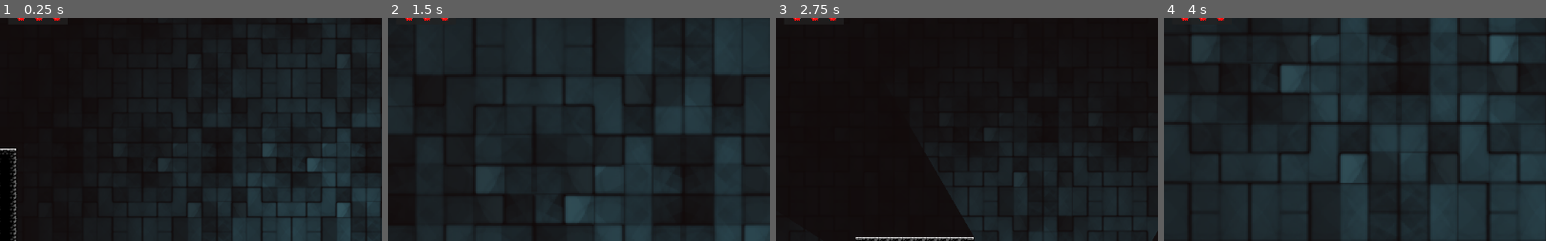
Above: before the commit, frames 1-4 (left to right).
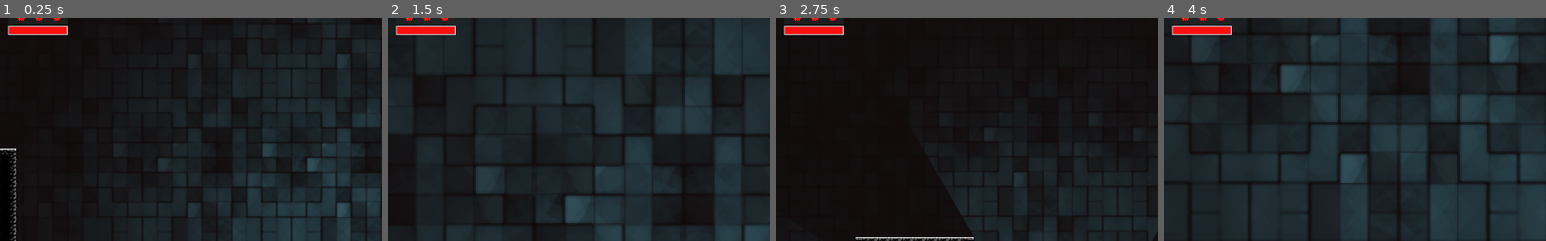
Above: after the commit, the same moments.

Repository: diddimar/Little-Devil
Game: Godot game, scene res://src/Levels/LevelTemplate.tscn
The game is run twice, just before and just after one commit, with the same random seed, the same clock (stepped at 60 frames per second) and the same inputs.
Inputs:
- Up to frame 1 (0.25 s): no input
- Up to frame 2 (1.5 s): hold D (move_right) from 0.53 s (still down); tap Space (shoot) at 0.6 s; tap W (jump) at 0.77 s; tap Z (zoom_in) at 1.35 s
- Up to frame 3 (2.75 s): tap W (jump) at 1.52 s; release D (move_right) at 2.03 s; hold A (move_left) from 2.03 s (still down); tap X (zoom_out) at 2.1 s
- Up to frame 4 (4 s): release A (move_left) at 2.78 s; hold D (move_right) from 2.78 s (still down); tap Space (shoot) at 2.85 s; tap W (jump) at 3.02, 3.77 s; tap Z (zoom_in) at 3.6 s
The pictures show only the part of the screen within x 0-50%, y 6-56%; the shares and areas given below are measured in that part.

The runs differ from the first frame. In frame 1, 0.7% of the frame differs, in the area x 2-18%, y 3-8%; in frame 2, 0.7%; in frame 3, 0.7%; in frame 4, 0.7%.

Commit message:
added healthbar to hud

Diff:
--- a/src/Actors/Player/Player.gd
+++ b/src/Actors/Player/Player.gd
@@ -1,7 +1,11 @@
 extends KinematicBody2D
+
+signal animate_movement
+signal animate_gun
 
 export var world_limit = 1040 # Y axis death position and camera Y limit
 export var respawn_point = Vector2(0, 0)
+
 # Variables for moving around
 const FLOOR_NORMAL = Vector2.UP
 const WALK_SPEED: = 300
@@ -11,15 +15,15 @@
 const acceleration: float = 0.25
 var velocity = Vector2(0,0)
 
-
-# Used to calculate facing direction
+# Vars used to handle facing direction
 var vertical_position = 0.0
 var flip_sprite = false
 
-signal animate_movement
-signal animate_gun
 
 var hurt_dead = [false, false]
+var health = 100
+onready var hp_bar = $Hud/CanvasLayer/HealthBar
+
 const GUNSHOT = preload("res://src/Actors/Gunshot/GunShot.tscn")
 var bullets = 6
 var can_shoot = true
@@ -27,6 +31,8 @@
 
 func _ready():
 	$Camera2D.limit_bottom = world_limit
+	hp_bar.on_health_updated(health)
+
 
 func _physics_process(delta):
 	game_loop()
@@ -40,9 +46,7 @@
 
 func game_loop():
 	vertical_position += global_position.x - vertical_position
-
-	if global_position.y > world_limit:
-		player_death()
+	check_player_death()
 
 func apply_gravity(delta):
 	velocity.y += GRAVITY * delta
@@ -131,13 +135,15 @@
 
 
 # Player hurt / death Start
-func player_entered_hazard():
-	player_hurt()
+func player_entered_hazard(hurt_amount):
+	player_hurt(hurt_amount)
 	velocity = hurt_impulse()
 
-func player_hurt():
+func player_hurt(hurt_amount):
 	hurt_dead[0] = true
 	can_shoot = false
+	health -= hurt_amount
+	hp_bar.on_health_updated(health)
 	yield(get_tree().create_timer(0.3), "timeout")
 	hurt_dead[0] = false
 	can_shoot = true
@@ -151,10 +157,12 @@
 	return out
 
 func player_death():
+	print("player dead")
 	if Globals.lives == 0:
 		game_over()
 	else:
 		remove_live_and_respawn()
+
 
 func remove_live_and_respawn():
 	velocity.x = 0
@@ -173,6 +181,13 @@
 	queue_free() # Kill player
 	get_tree().change_scene("res://src/Screens/GameOver.tscn")
 
+func check_player_death():
+	if global_position.y > world_limit:
+		player_death()
+	if health <= 0:
+		health = 100
+		hp_bar.on_health_updated(health)
+		player_death()
 
 
 # Misc
--- a/src/Actors/Player/Player.tscn
+++ b/src/Actors/Player/Player.tscn
@@ -2,7 +2,7 @@
 
 [ext_resource path="res://src/Actors/Player/PlayersSprite.tscn" type="PackedScene" id=1]
 [ext_resource path="res://Assets/Graphics/Light/light.png" type="Texture" id=2]
-[ext_resource path="res://src/Screens/Hud.tscn" type="PackedScene" id=3]
+[ext_resource path="res://src/Huds/Hud.tscn" type="PackedScene" id=3]
 [ext_resource path="res://src/Actors/Player/Player.gd" type="Script" id=62]
 
 [sub_resource type="CapsuleShape2D" id=1]
--- /dev/null
+++ b/src/Huds/HealthBar.gd
@@ -0,0 +1,10 @@
+extends Node
+
+onready var health_bar = $TextureProgress
+
+func on_health_updated(health):
+	health_bar.value = health
+
+
+func on_max_health_updated(max_health):
+	health_bar.max_value = max_health
--- /dev/null
+++ b/src/Huds/HealthBar.tscn
@@ -0,0 +1,17 @@
+[gd_scene load_steps=4 format=2]
+
+[ext_resource path="res://Assets/Graphics/Hud/Healthbar/over.png" type="Texture" id=1]
+[ext_resource path="res://Assets/Graphics/Hud/Healthbar/progress.png" type="Texture" id=2]
+[ext_resource path="res://src/Huds/HealthBar.gd" type="Script" id=3]
+
+[node name="HealthBar" type="Node2D"]
+script = ExtResource( 3 )
+
+[node name="TextureProgress" type="TextureProgress" parent="."]
+margin_right = 40.0
+margin_bottom = 40.0
+texture_over = ExtResource( 1 )
+texture_progress = ExtResource( 2 )
+__meta__ = {
+"_edit_use_anchors_": false
+}
--- a/src/Screens/Hud.tscn
+++ b/src/Huds/Hud.tscn
@@ -1,9 +1,13 @@
-[gd_scene load_steps=2 format=2]
+[gd_scene load_steps=3 format=2]
 
-[ext_resource path="res://src/Screens/Hud.gd" type="Script" id=1]
+[ext_resource path="res://src/Huds/Hud.gd" type="Script" id=1]
+[ext_resource path="res://src/Huds/HealthBar.tscn" type="PackedScene" id=2]
 
 [node name="Hud" type="Node"]
 script = ExtResource( 1 )
+__meta__ = {
+"_edit_horizontal_guides_": [ 24.8125 ]
+}
 
 [node name="CanvasLayer" type="CanvasLayer" parent="."]
 
@@ -16,3 +20,6 @@
 __meta__ = {
 "_edit_use_anchors_": false
 }
+
+[node name="HealthBar" parent="CanvasLayer" instance=ExtResource( 2 )]
+position = Vector2( 16.0475, 44.0216 )
--- a/src/Objects/Hazards/Brazier.gd
+++ b/src/Objects/Hazards/Brazier.gd
@@ -7,4 +7,4 @@
 
 func _on_HurtArea2D_body_entered(body):
 	if(body.has_method("player_entered_hazard")):
-		body.player_entered_hazard()
+		body.player_entered_hazard(15)
Binary file added: Assets/Graphics/Hud/Healthbar/over.png
Not shown, added: Assets/Graphics/Hud/Healthbar/over.png.import
Binary file added: Assets/Graphics/Hud/Healthbar/progress.png
Not shown, added: Assets/Graphics/Hud/Healthbar/progress.png.import
Renamed: src/Screens/Hud.gd -> src/Huds/Hud.gd
